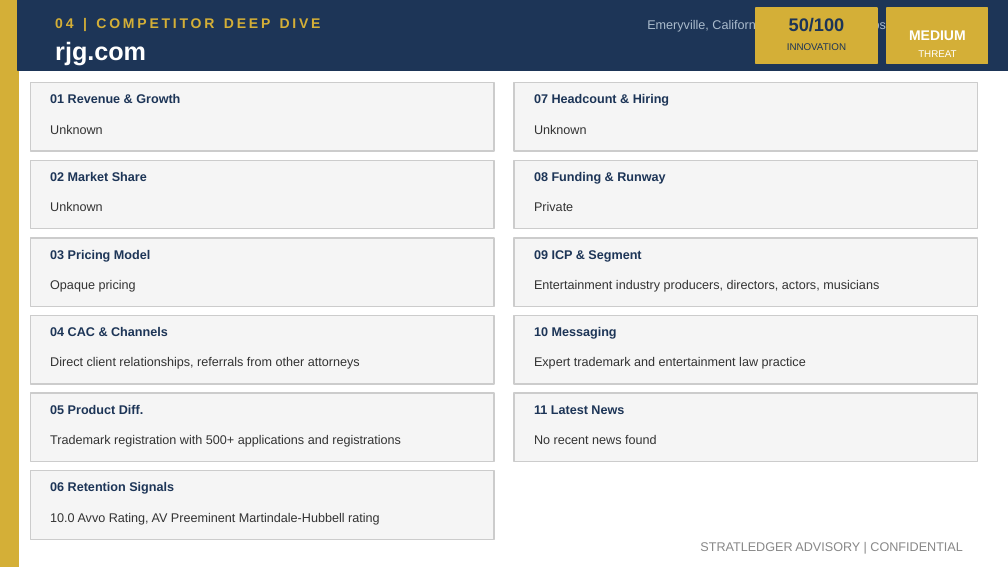
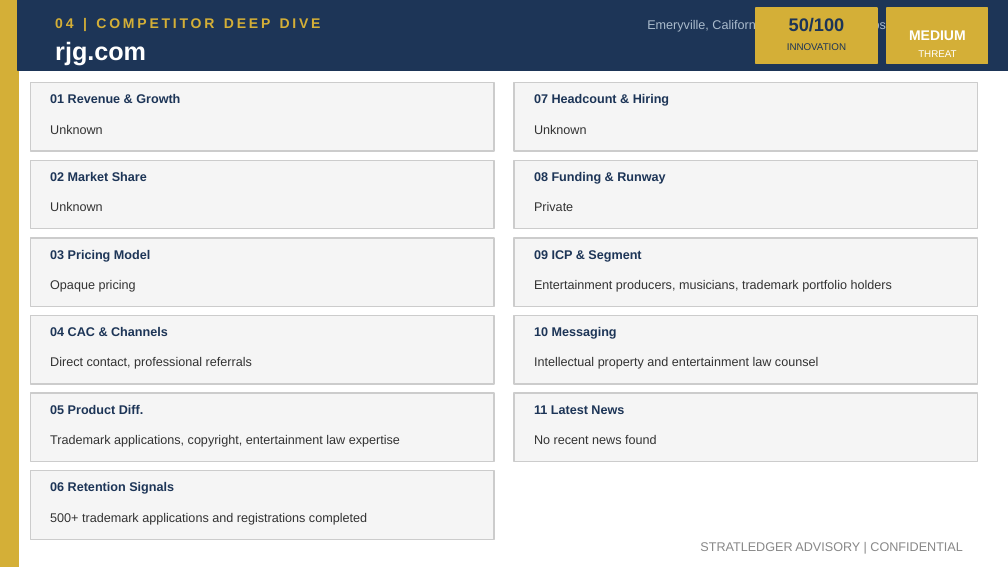
Before and after one commit to apexmakeshop-dot/droplet-commands, a slide deck: slide 6 of mesh_bioplastics_CI_Report.pptx. Drawn at 1008x567 pixels with LibreOffice and Linux fonts; fonts in the diff are those of the drawing. Boxes give left, top, right and bottom in pixels: in the first picture for what was removed or moved away, otherwise in the second. Text is boxed around its words. In the diff, an @@ line names an element or a change of style, - is before the commit and + after.

```diff
--- a/mesh_bioplastics_CI_Report.pptx
+++ b/mesh_bioplastics_CI_Report.pptx
@@ text at [534,280,892,292]: text changed @@
-Entertainment industry producers, directors, actors, musicians
+Entertainment producers, musicians, trademark portfolio holders
@@ text at [50,357,252,369]: text changed @@
-Direct client relationships, referrals from other attorneys
+Direct contact, professional referrals
@@ text at [534,357,818,369]: text changed @@
-Expert trademark and entertainment law practice
+Intellectual property and entertainment law counsel
@@ text at [50,435,400,447]: text changed @@
-Trademark registration with 500+ applications and registrations
+Trademark applications, copyright, entertainment law expertise
@@ text at [50,513,367,525]: text changed @@
-10.0 Avvo Rating, AV Preeminent Martindale-Hubbell rating
+500+ trademark applications and registrations completed
```
Also in this commit, not shown: 4 other slides changed.
